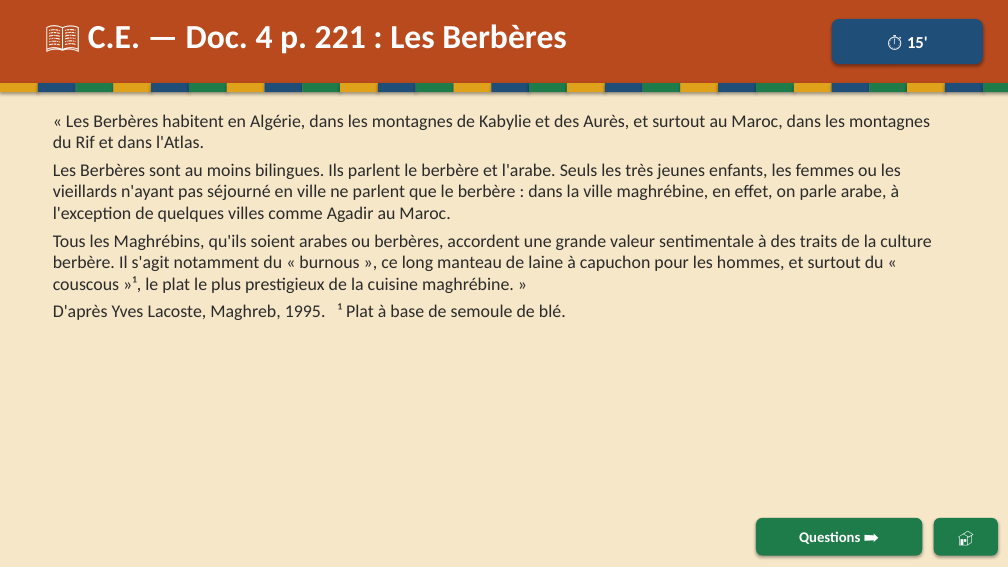
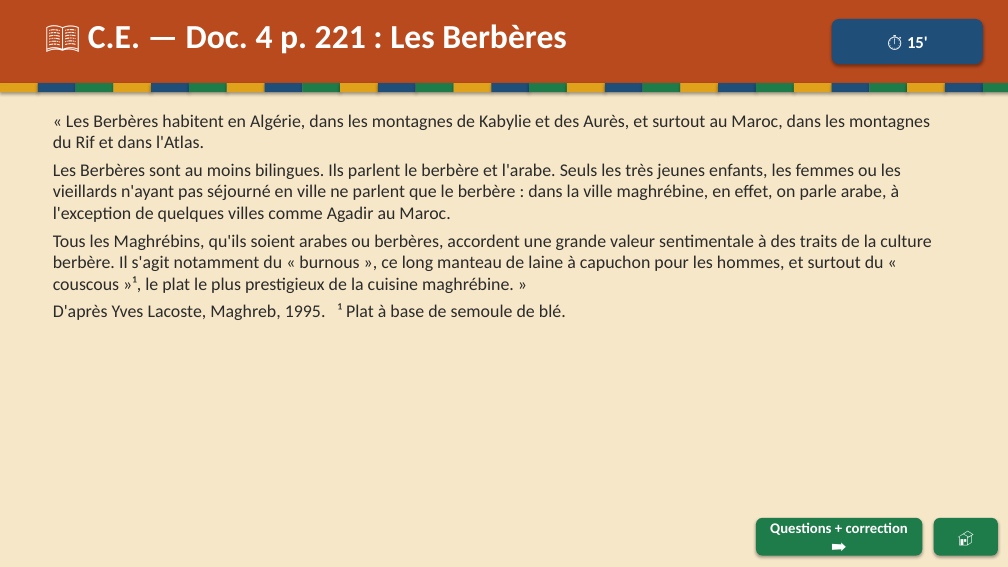
Before and after one commit to Paquereauman/Paquereauman, a slide deck: slide 29 of maghreb/maghreb-interactif.pptx (slide 54 before the commit). Drawn at 1008x567 pixels with LibreOffice and Linux fonts; fonts in the diff are those of the drawing. Boxes give left, top, right and bottom in pixels: in the first picture for what was removed or moved away, otherwise in the second. Text is boxed around its words. In the diff, an @@ line names an element or a change of style, - is before the commit and + after.

```diff
--- a/maghreb/maghreb-interactif.pptx
+++ b/maghreb/maghreb-interactif.pptx
@@ text in rounded rectangle at bbox=[770, 522, 908, 535]: text changed @@
-Questions ➡️
+Questions + correction ➡️
```
Also in this commit, not shown: 17 other slides changed, 57 slides removed, 1 other file.
